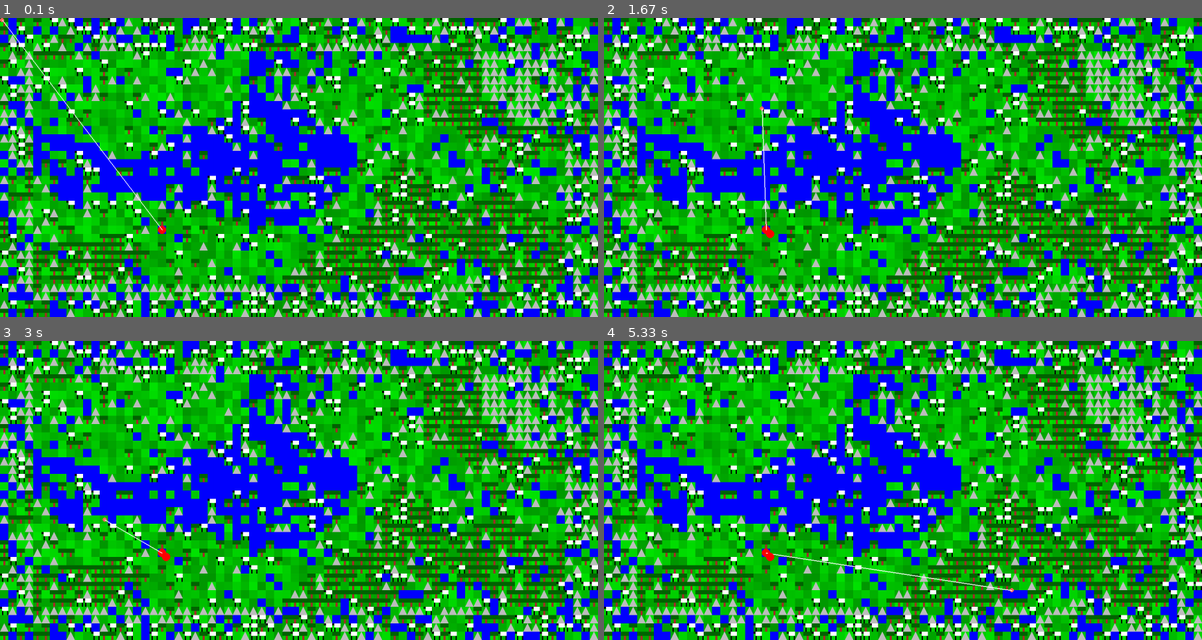
Above: before the commit, frames 1-4 (two rows, left to right).
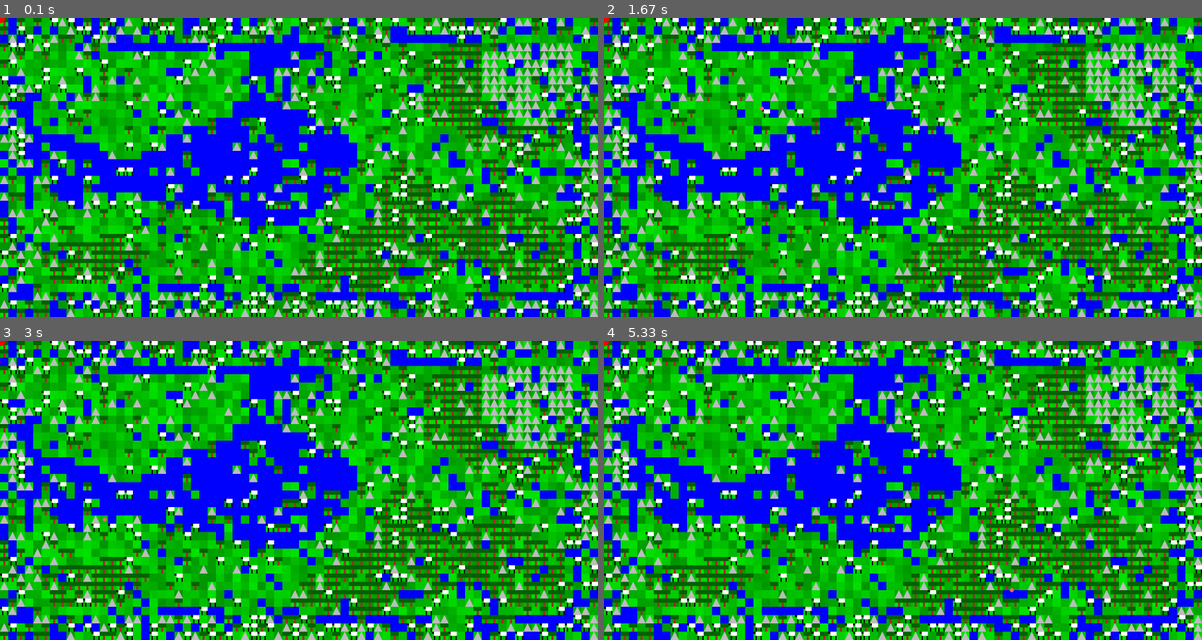
Above: after the commit, the same moments.

Repository: briankardon/GenesisIsland
Game: pygame game, started from genisis_island.py
Same seed, same stepped clock (60 frames per second), same inputs: the game is played once before the commit and once after it.
Inputs (mouse positions are in pixels of both pictures, inside the frame that each line leads up to):
- Up to frame 1 (0.1 s): no input
- Up to frame 2 (1.67 s): click (903, 167) at 0.38 s; click (962, 233) at 0.72 s; click (1124, 272) at 1.05 s; click (759, 107) at 1.38 s
- Up to frame 3 (3 s): click (299, 526) at 1.72 s; click (215, 427) at 2.05 s; click (508, 568) at 2.38 s; click (101, 520) at 2.72 s
- Up to frame 4 (5.33 s): click (729, 433) at 3.05 s; click (759, 541) at 3.38 s; click (1118, 559) at 3.72 s; click (723, 601) at 4.05 s; click (717, 508) at 4.38 s; click (938, 574) at 4.72 s; click (1010, 589) at 5.05 s

The runs differ from the first frame. In frame 1, 8.7% of the frame differs, in the area x 0-98%, y 0-95%; in frame 2, 8.7%; in frame 3, 8.6%; in frame 4, 8.8%.

Commit message:
Update genisis_island.py

Diff:
--- a/genisis_island.py
+++ b/genisis_island.py
@@ -70,7 +70,7 @@
 first=1
 map=make_map((72,36), blur_size=3, max_value=1, integer=False)
 toisland=map
-map=islandify(toisland, 10, 2)
+map=islandify(toisland, 0.25, 2)
 for bleh in range(72):
     board.append([])
     for bluh in range(36):
@@ -80,7 +80,7 @@
         dosheep=1
         dowater=1
         if map[bleh,bluh]>0 and map[bleh,bluh]<0.25:
-            dowater=10
+            dowater=15
         elif map[bleh,bluh]>0.25 and map[bleh,bluh]<0.5:
             dograss=10
         elif map[bleh,bluh]>0.5 and map[bleh,bluh]<0.75:
@@ -150,7 +150,7 @@
                 for bluh in range(len(self.path[bleh])):
                     if self.path[bleh][bluh]==self.y+1:
                         self.y+=1
-class team:
+class Team:
     def __init__(self,x,y,kind,board):
         self.x=x
         self.y=y
@@ -158,8 +158,18 @@
         self.board=board
         self.gox=self.x
         self.goy=self.y
-        self.life=100
-    def tell(startx,starty,x,y,harvest):
+        self.life=10
+        if kind=='miner':
+            self.color='black'
+        if kind=='miner':
+            self.color='green'
+        if kind=='miner':
+            self.color='orange'
+        if kind=='miner':
+            self.color='blue'
+        if kind=='miner':
+            self.color='red'
+    def tell(self,startx,starty,x,y,harvest):
         for bleh in range(len(self.board)):
             for bluh in range(len(self.board[bleh])):
                 if bleh>startx and bleh<x and bluh>starty and bluh<y:
@@ -175,30 +185,33 @@
                         return bleh,bluh,None
                     if self.kind=='seller' and self.board[bleh][bluh][1]=='sheep':
                         return bleh,bluh,None
-        def move():
-            if self.gox>self.x:
-                self.x+=1
-            else:
-                self.x-=1
-            if self.goy>self.y:
-                self.y+=1
-            else:
-                self.y-=1
-        def draw():
-            pygame.draw.line(screen,'red',((self.x*20)-50,self.y+50),(((self.x*20)-50)+self.life,self.y+50),3)
+    def move(self):
+        if self.gox>self.x:
+            self.x+=1
+        else:
+            self.x-=1
+        if self.goy>self.y:
+            self.y+=1
+        else:
+            self.y-=1
+    def draw(self):
+        pygame.draw.line(screen,'red',((self.x*20)-50,self.y+50),(((self.x*20)-50)+self.life,self.y+50),3)
+        pygame.draw.circle(screen,self.color,(self.x,self.y),10)
 x,y=pygame.mouse.get_pos()
+dude=Team(2,2,'miner',board)
 while True:
-    try:
-        dude.makepath()
-        dude.move()
-    except NameError:
-        pass
+    ##try:
+    ##    dude.makepath()
+    ##    dude.move()
+    ##except NameError:
+    ##    pass
     screen.fill('blue')
     pygame.mouse.set_visible(False)
     x,y=pygame.mouse.get_pos()
     for event in pygame.event.get():
         if event.type==pygame.MOUSEBUTTONDOWN:
-            dude=Pathfinder(board,x,y,yx,yy)
+            pass
+            ##dude=Pathfinder(board,x,y,yx,yy)
     key=pygame.key.get_pressed()
     if key[pygame.K_x]:
         pygame.quit()
@@ -207,11 +220,12 @@
     tiles.draw(screen)
 
     pygame.draw.circle(screen,[255,100,100],(x,y),5)
-    pygame.draw.circle(screen,'red',(yx*20-10,yy*20-10),10)
-    pygame.draw.line(screen,'white',(yx*20-10,yy*20-10),(x,y),2)
-    try:
-        pygame.draw.circle(screen,'red',(dude.x*20,dude.y*20),10)
-    except NameError:
-        pass
+    ##pygame.draw.circle(screen,'red',(yx*20-10,yy*20-10),10)
+    ##pygame.draw.line(screen,'white',(yx*20-10,yy*20-10),(x,y),2)
+    ##try:
+    ##    pygame.draw.circle(screen,'red',(dude.x*20,dude.y*20),10)
+    ##except NameError:
+    ##    pass
+    dude.draw()
     pygame.display.flip()
     Clock.tick(60)
